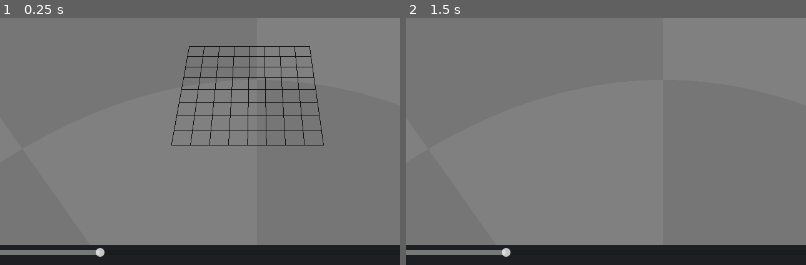
Above: before the commit, frames 1-2 (left to right).
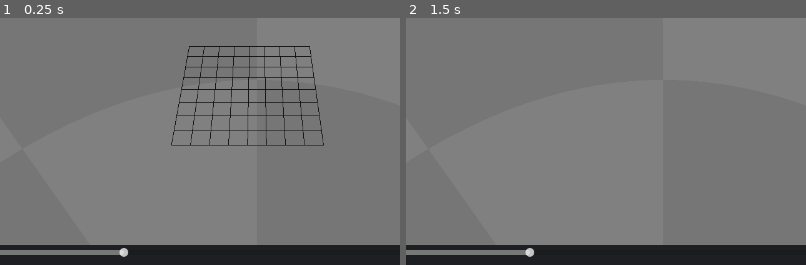
Above: after the commit, the same moments.

Repository: LeonardMeagher2/LVE
Game: Godot game, scene res://ui/main.tscn
Two runs of this game, one before a commit and one after it. Both use one fixed random seed, a clock stepped at 60 frames per second and the inputs below.
Inputs (mouse positions are % of the whole screen's width and height, from its top left):
- Up to frame 1 (0.25 s): no input
- Up to frame 2 (1.5 s): click "1:1" at 0.5 s; click (95, 78) at 1.25 s
The pictures show only the part of the screen within x 27-77%, y 30-80%; the shares and areas given below are measured in that part.

The runs differ from the first frame. In frame 1, 0.2% of the frame differs, in the area x 24-32%, y 93-97%; in frame 2, 0.2%.

Commit message:
Allow the zoom slider down to 1 percent
The slider minimum changes from 25 to 1 percent. Godot adds unique ids to
the scene nodes.

Diff:
--- a/ui/control_bar.tscn
+++ b/ui/control_bar.tscn
@@ -1,42 +1,40 @@
-[gd_scene format=3]
+[gd_scene format=3 uid="uid://dud067lsqpagv"]
 
-[ext_resource type="Script" path="res://ui/control_bar.gd" id="1_control"]
-[ext_resource type="Texture2D" path="res://icons/grid.svg" id="2_grid"]
+[ext_resource type="Script" uid="uid://doi7ndmweb0el" path="res://ui/control_bar.gd" id="1_control"]
+[ext_resource type="Texture2D" uid="uid://bhg85sqfio31d" path="res://icons/grid.svg" id="2_grid"]
 
-[node name="ControlBar" type="HBoxContainer"]
+[node name="ControlBar" type="HBoxContainer" unique_id=53784703]
 custom_minimum_size = Vector2(0, 28)
-layout_mode = 2
 theme_override_constants/separation = 6
 script = ExtResource("1_control")
 
-[node name="ZoomLabel" type="Label" parent="."]
+[node name="ZoomLabel" type="Label" parent="." unique_id=2116463353]
 layout_mode = 2
 text = "Zoom"
 
-[node name="ZoomSlider" type="HSlider" parent="."]
+[node name="ZoomSlider" type="HSlider" parent="." unique_id=1393546872]
 layout_mode = 2
 size_flags_horizontal = 3
-min_value = 25.0
+tooltip_text = "Zoom"
+min_value = 1.0
 max_value = 400.0
-step = 1.0
 value = 100.0
-tooltip_text = "Zoom"
 
-[node name="ZoomOne" type="Button" parent="."]
+[node name="ZoomOne" type="Button" parent="." unique_id=954156555]
 custom_minimum_size = Vector2(36, 0)
 layout_mode = 2
+tooltip_text = "Return the zoom to 100 percent"
 focus_mode = 0
 text = "1:1"
-tooltip_text = "Return the zoom to 100 percent"
 
-[node name="GridToggle" type="Button" parent="."]
+[node name="GridToggle" type="Button" parent="." unique_id=1396369045]
 custom_minimum_size = Vector2(28, 28)
 layout_mode = 2
+tooltip_text = "Toggle the grid"
 focus_mode = 0
 toggle_mode = true
 button_pressed = true
 icon = ExtResource("2_grid")
-tooltip_text = "Toggle the grid"
 
 [connection signal="value_changed" from="ZoomSlider" to="." method="_on_zoom_slider_changed"]
 [connection signal="pressed" from="ZoomOne" to="." method="_on_zoom_one_pressed"]
